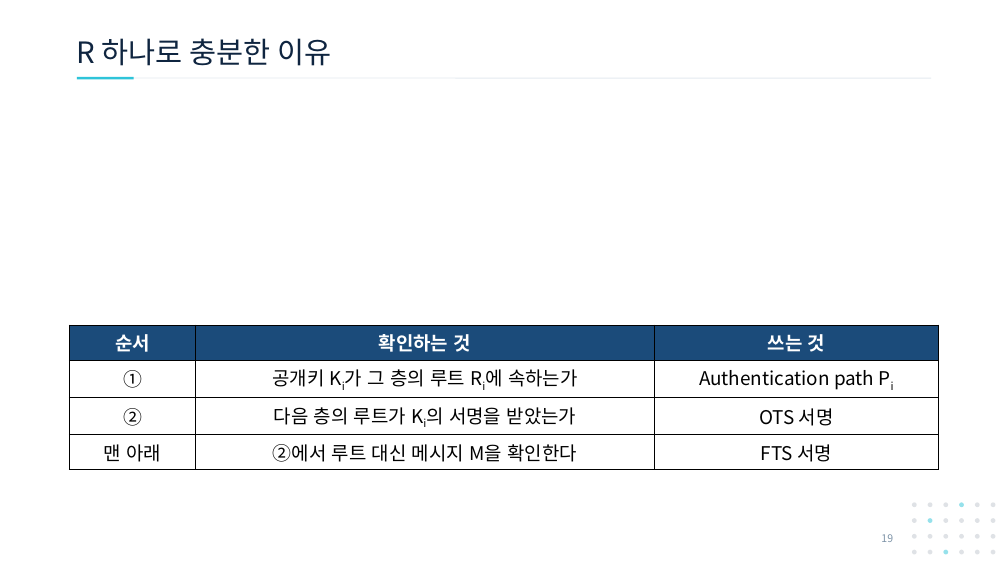
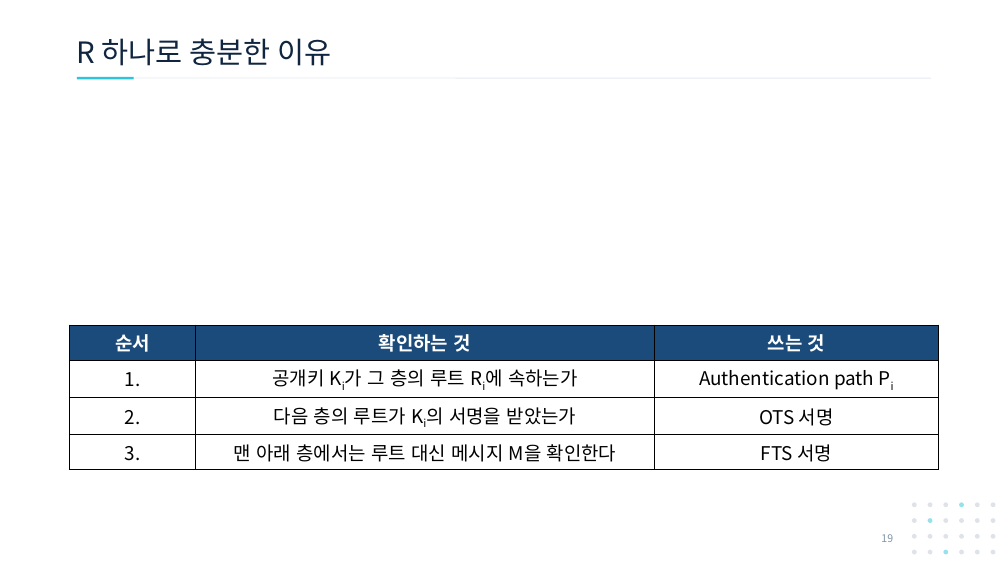
Before and after one commit to giyuubin/PQC, a slide deck: slide 19 of presentation/1007_18_SPHINCS-FTS-and-Virtual-Hypertree.pptx. Drawn at 1008x567 pixels with LibreOffice and Linux fonts; fonts in the diff are those of the drawing; grey boxes stand for pictures. Boxes give left, top, right and bottom in pixels: in the first picture for what was removed or moved away, otherwise in the second. Text is boxed around its words. In the diff, an @@ line names an element or a change of style, - is before the commit and + after.

Commit message:
docs: 슬라이드 번호 양식 수정

```diff
--- a/presentation/1007_18_SPHINCS-FTS-and-Virtual-Hypertree.pptx
+++ b/presentation/1007_18_SPHINCS-FTS-and-Virtual-Hypertree.pptx
@@ table at <box>70,325,938,466</box> @@
-row 2, column 1: ①
+row 2, column 1: 1.
-row 3, column 1: ②
+row 3, column 1: 2.
-row 4, column 1: 맨 아래
+row 4, column 1: 3.
-row 4, column 2: ②에서 루트 대신 메시지 M을 확인한다
+row 4, column 2: 맨 아래 층에서는 루트 대신 메시지 M을 확인한다
```
